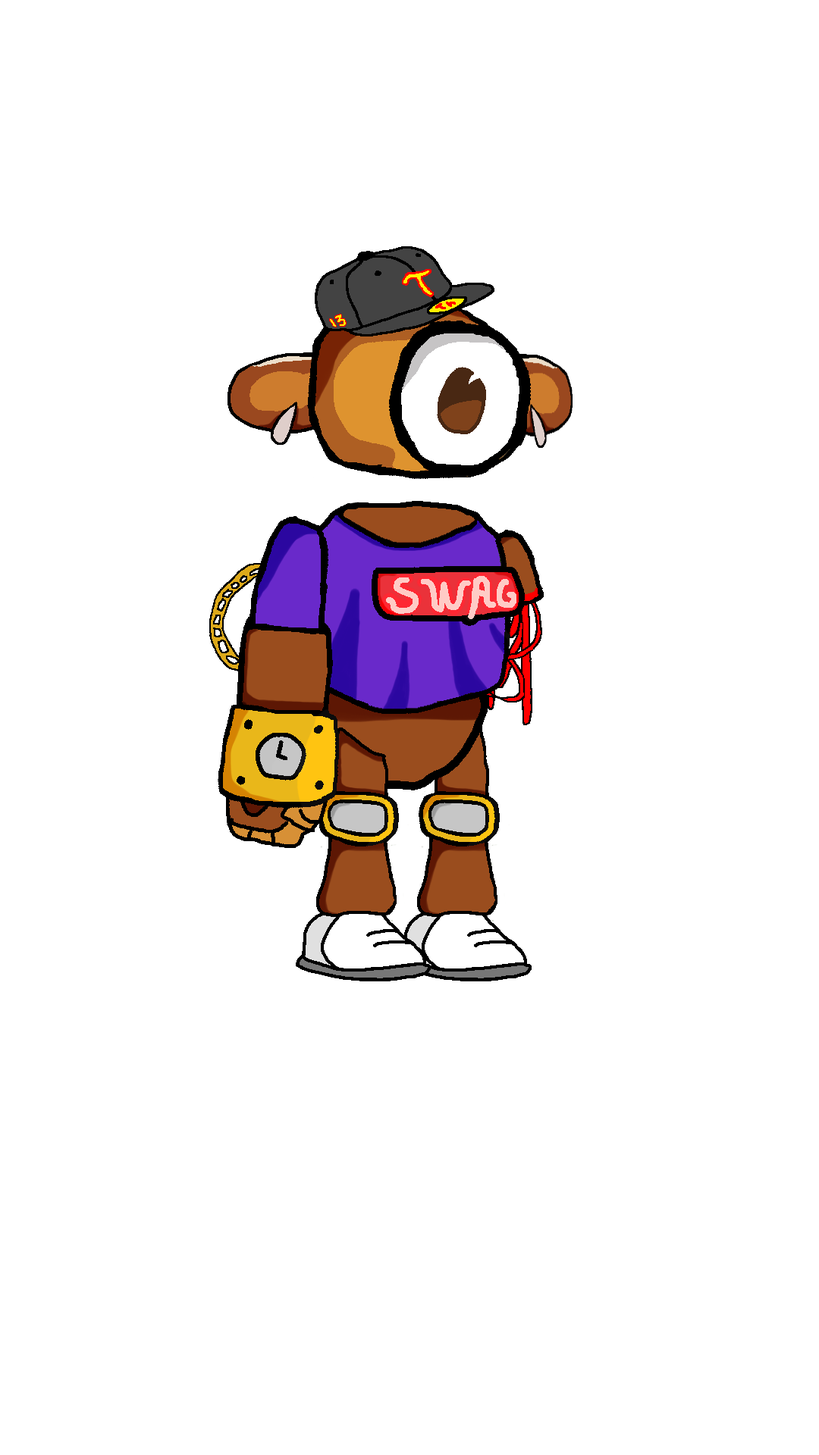
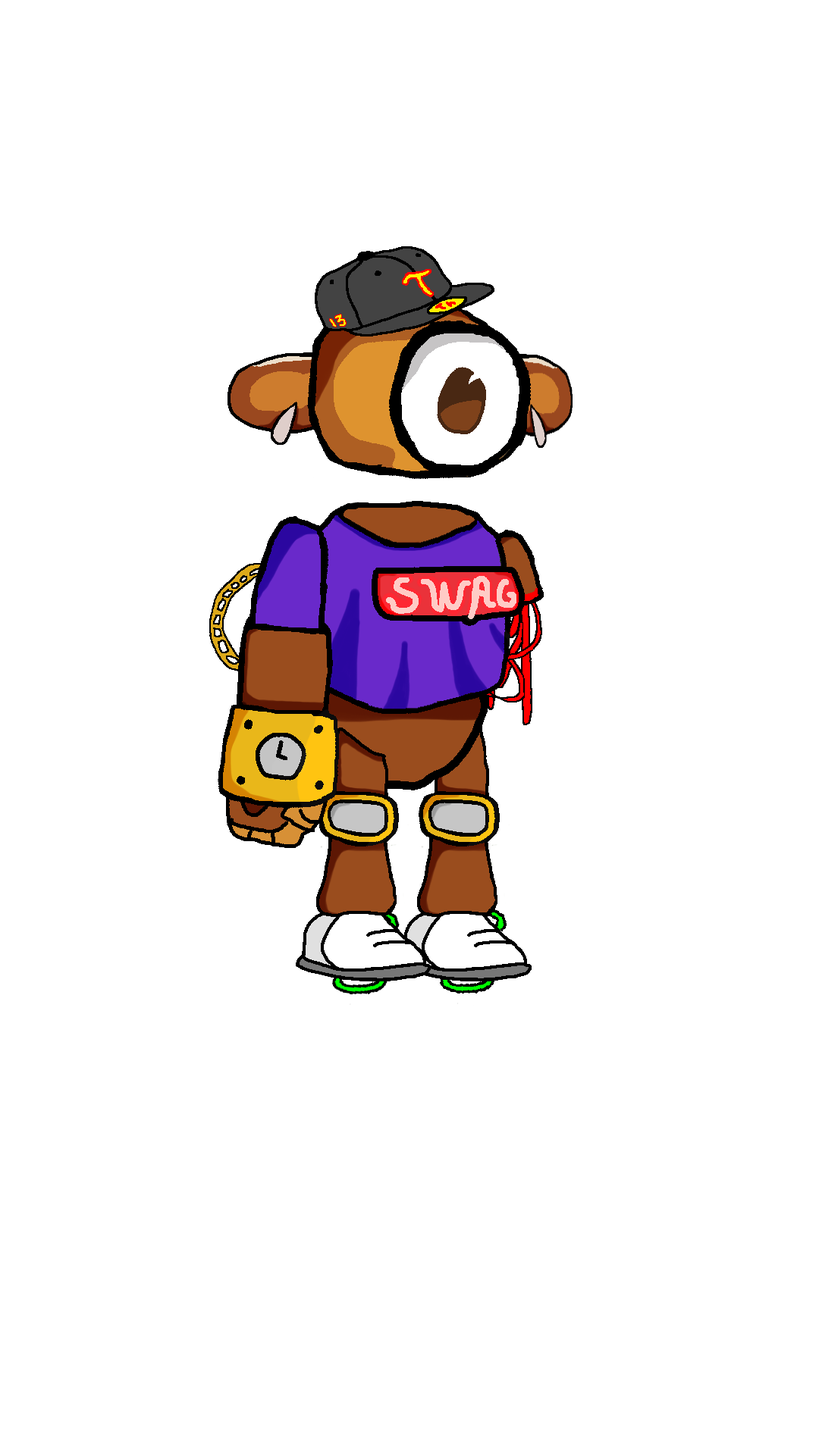
Layer changes from the first 819px x 1455px image to the second:
added group "Special" with 3 layers in group "Monkey" over [331,908,507,1006]
added layer "Foot" (1st of 2, in "Monkey" › "Special") in group "Special" over [439,908,507,1005]
added layer "Foot" (2nd of 2, in "Monkey" › "Special") in group "Special" over [331,912,400,1006]
